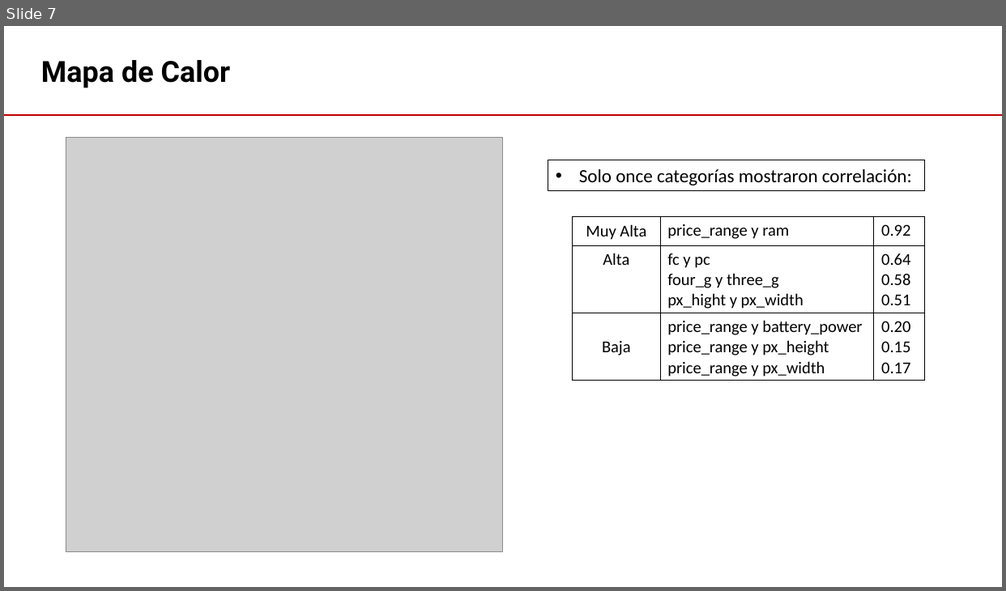
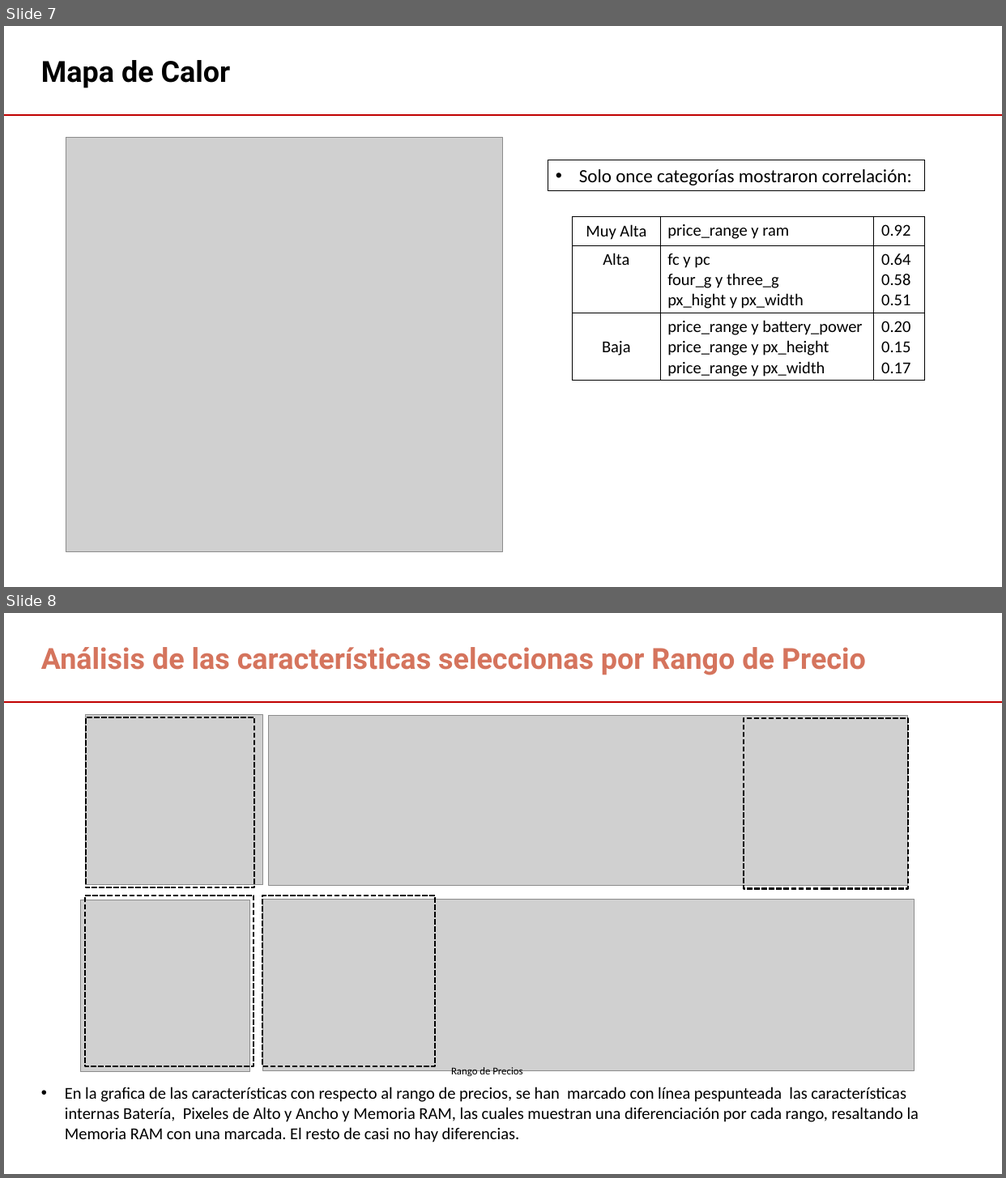
Before and after one commit to jcpalaciosb/Clasificacion_de_Precios, a slide deck: Proyecto 2 - Analisis Exploratorio.pptx. Shown one above the other, each under a label of ours: slide 7 before the commit, slides 7 and 8 after it. The pictures are 1006x591 and 1006x1178 pixels, drawn with LibreOffice and Linux fonts; fonts in the diff are those of the drawing; grey boxes stand for pictures. Boxes give left, top, right and bottom in pixels: in the first picture for what was removed or moved away, otherwise in the second. Text is boxed around its words. In the diff, an @@ line names an element or a change of style, - is before the commit and + after.

```diff
--- a/Proyecto 2 - Analisis Exploratorio.pptx
+++ b/Proyecto 2 - Analisis Exploratorio.pptx
@@ slide 8 added at bbox=[4, 613, 1002, 1174], background #FFFFFF @@
@@ text added at bbox=[41, 647, 866, 675], 28 pt, text #D5745D, bold @@
+Análisis de las características seleccionas por Rango de Precio
@@ line added from (4, 702) to (1002, 702), #C00000 1.5 pt @@
@@ picture added at bbox=[85, 715, 262, 884] @@
@@ rectangle added at bbox=[86, 717, 254, 888], outline #000000 1.75 pt dashed @@
@@ picture added at bbox=[268, 716, 908, 885] @@
@@ rectangle added at bbox=[744, 718, 908, 889], outline #000000 1.75 pt dashed @@
@@ picture added at bbox=[81, 901, 249, 1072] @@
@@ rectangle added at bbox=[85, 895, 253, 1067], outline #000000 1.75 pt dashed @@
@@ picture added at bbox=[263, 900, 914, 1071] @@
@@ rectangle added at bbox=[263, 895, 435, 1067], outline #000000 1.75 pt dashed @@
@@ text added at bbox=[451, 1067, 522, 1078], 10 pt, text #000000 @@
+Rango de Precios
@@ text added at bbox=[65, 1087, 919, 1143], 16 pt, text #000000 @@
+• En la grafica de las características con respecto al rango de precios, se han marcado con línea pespunteada las características internas Batería, Pixeles de Alto y Ancho y Memoria RAM, las cuales muestran una diferenciación por cada rango, resaltando la Memoria RAM con una marcada. El resto de casi no hay diferencias.
```
Also in this commit, not shown: 5 slides changed.
